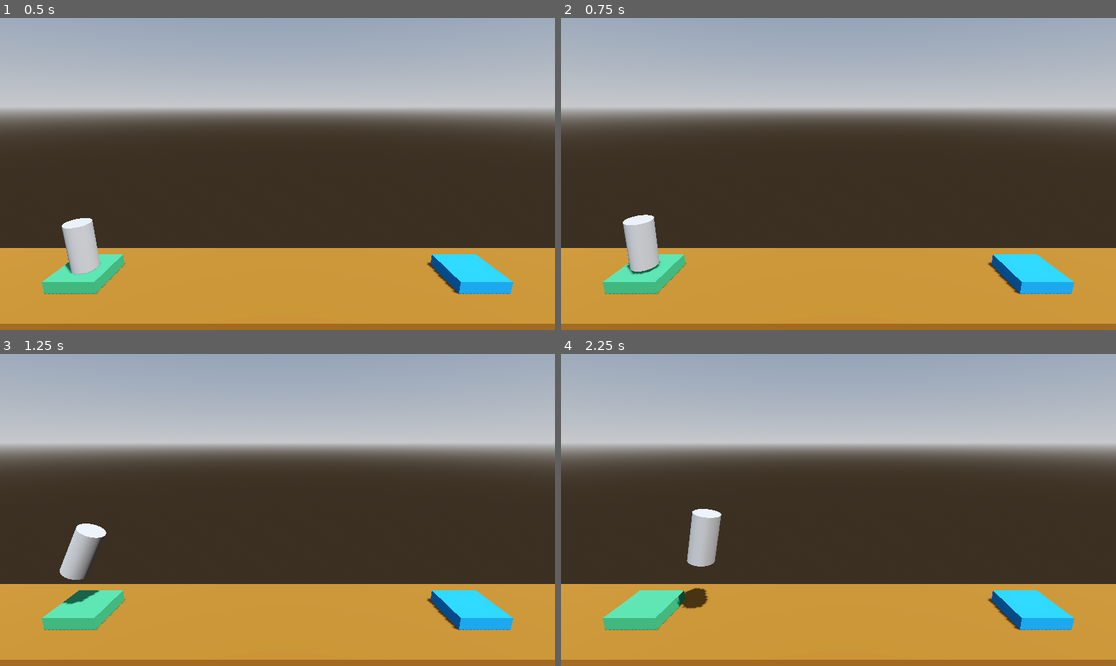
Above: before the commit, frames 1-4 (two rows, left to right).
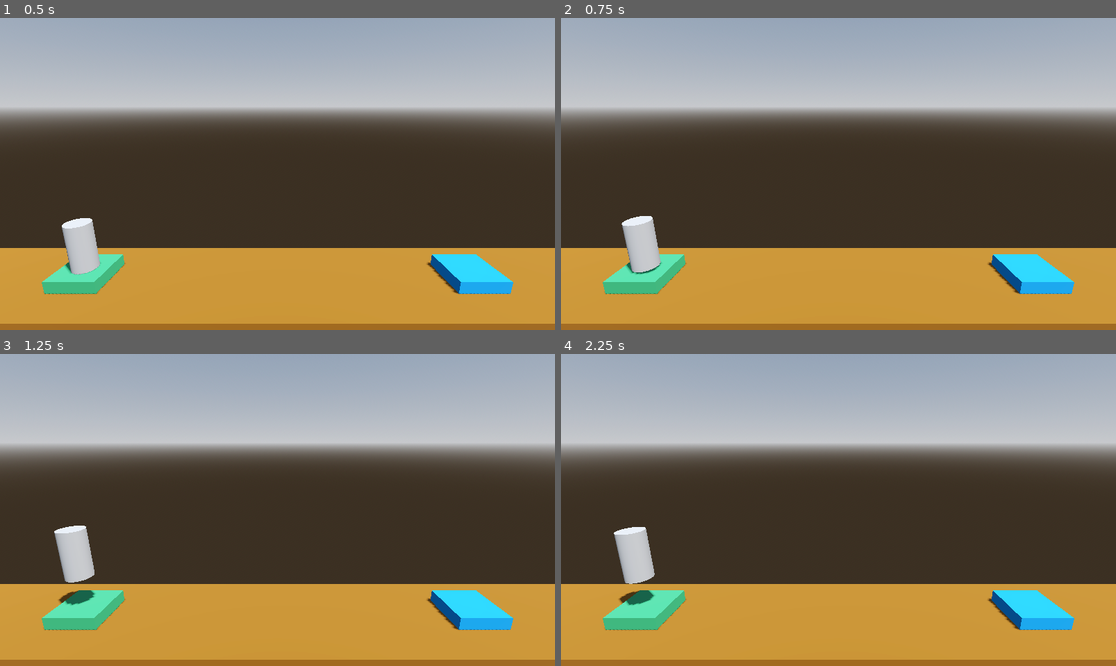
Above: after the commit, the same moments.

Repository: BerkayOzercan/Tutorial-Godot-Project-Boost
Game: Godot game, scene res://level.tscn
Same seed, same stepped clock (60 frames per second), same inputs: the game is played once before the commit and once after it.
Inputs:
- Up to frame 1 (0.5 s): no input
- Up to frame 2 (0.75 s): tap Enter (ui_accept) at 0.5 s; hold Right (ui_right) from 0.53 s (still down); hold Space (boost, bound only after the commit) from 0.53 s (still down)
- Up to frame 3 (1.25 s): keep holding Right (ui_right); keep holding Space (boost, bound only after the commit); tap Enter (ui_accept) at 0.77, 0.8, 1.07 s
- Up to frame 4 (2.25 s): release Right (ui_right) at 1.28 s; release Space (boost, bound only after the commit) at 1.28 s; hold Left (ui_left) 1.28-2.03 s; tap Enter (ui_accept) at 1.35, 1.52, 1.82 s; tap Space (boost, bound only after the commit) at 1.55 s; hold Right (ui_right) from 2.03 s (still down); hold Space (boost, bound only after the commit) from 2.03 s (still down)

Frame 1 is identical in both runs. In frame 2, 0.1% of the frame differs, in the area x 10-19%, y 63-83%; in frame 3, 1.0%; in frame 4, 2.4%, in the area x 9-29%, y 49-82%.

Commit message:
Edit : test custom input actions

Diff:
--- a/Player.gd
+++ b/Player.gd
@@ -9,9 +9,9 @@
 	pass
 
 func _press_spacebar(delta : float) -> void:
-	if Input.is_action_pressed("ui_accept"):
+	if Input.is_action_pressed("boost"):
 		apply_central_force(basis.y * delta * forcePower)
-	if Input.is_action_pressed("ui_right"):
+	if Input.is_action_pressed("rotate_left"):
+		apply_torque(Vector3(0.0, 0.0, torquePower * delta))
+	if Input.is_action_pressed("rotate_right"):
 		apply_torque(Vector3(0.0, 0.0, -torquePower * delta))
-	if Input.is_action_pressed("ui_left"):
-		apply_torque(Vector3(0.0, 0.0, torquePower * delta))
--- a/project.godot
+++ b/project.godot
@@ -33,3 +33,18 @@
 , Object(InputEventKey,"resource_local_to_scene":false,"resource_name":"","device":-1,"window_id":0,"alt_pressed":false,"shift_pressed":false,"ctrl_pressed":false,"meta_pressed":false,"pressed":false,"keycode":0,"physical_keycode":68,"key_label":0,"unicode":100,"echo":false,"script":null)
 ]
 }
+boost={
+"deadzone": 0.5,
+"events": [Object(InputEventKey,"resource_local_to_scene":false,"resource_name":"","device":-1,"window_id":0,"alt_pressed":false,"shift_pressed":false,"ctrl_pressed":false,"meta_pressed":false,"pressed":false,"keycode":0,"physical_keycode":32,"key_label":0,"unicode":32,"echo":false,"script":null)
+]
+}
+rotate_left={
+"deadzone": 0.5,
+"events": [Object(InputEventKey,"resource_local_to_scene":false,"resource_name":"","device":-1,"window_id":0,"alt_pressed":false,"shift_pressed":false,"ctrl_pressed":false,"meta_pressed":false,"pressed":false,"keycode":0,"physical_keycode":65,"key_label":0,"unicode":97,"echo":false,"script":null)
+]
+}
+rotate_right={
+"deadzone": 0.5,
+"events": [Object(InputEventKey,"resource_local_to_scene":false,"resource_name":"","device":-1,"window_id":0,"alt_pressed":false,"shift_pressed":false,"ctrl_pressed":false,"meta_pressed":false,"pressed":false,"keycode":0,"physical_keycode":68,"key_label":0,"unicode":100,"echo":false,"script":null)
+]
+}
